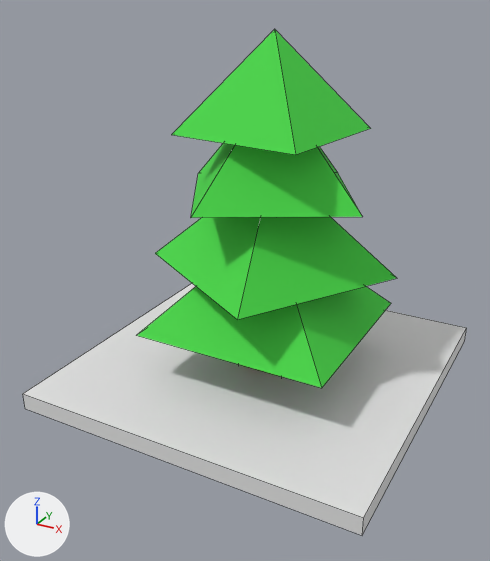
An edit to the FBX model Assets/Resources/Models/Wood_4/Wood_4 02.FBX, drawn before and after from the same camera.
Rendered twice from a camera (50 mm lens) standing at (0.823, -1.616, 1.103) and looking at (-0.016, -0.09, 0.339). Every picture has the same lights, and +X, +Y and +Z are marked at lower left. Mesh edges are drawn as thin lines. Where no turn or scale is listed for an object, it has been applied to the vertices.

Script lines for the objects in view, before the commit:
```python
me_mesh = bpy.data.meshes.new('Mesh')
me_mesh.from_pydata([(-1.0, -1.0, 0.0), (0.0, -1.0, 0.0), (-1.0, 0.0, 0.0), (0.0, 0.0, 0.0), (-1.0, -1.0, 0.05), (0.0, -1.0, 0.05), (-1.0, 0.0, 0.05), (0.0, 0.0, 0.05)], [], [(4, 5, 7, 6), (0, 1, 5, 4), (1, 3, 7, 5), (3, 2, 6, 7), (2, 0, 4, 6)])
me_mesh_001 = bpy.data.meshes.new('Mesh.001')
me_mesh_001.from_pydata(...)  # 28 vertices, 20 faces; spans x -0.739..-0.079, y -0.895..-0.235, z 0.024..0.996
# faces by material slot: [16, 4]
me_mesh_001.materials.append(mat_up)  # picture img_up_jpg
me_mesh_001.materials.append(mat_down)  # picture img_down_jpg
ob_box005 = bpy.data.objects.new('Box005', me_mesh)
ob_box005.location = (0.5, 0.5, 0.0)
ob_pyramid004 = bpy.data.objects.new('Pyramid004', me_mesh_001)
ob_pyramid004.parent = ob_group001
ob_pyramid004.location = (0.0, 0.0, 0.0)
ob_pyramid004.rotation_euler = (0.0, 0.0, -0.126)  # degrees (0, 0, -7.2)
```
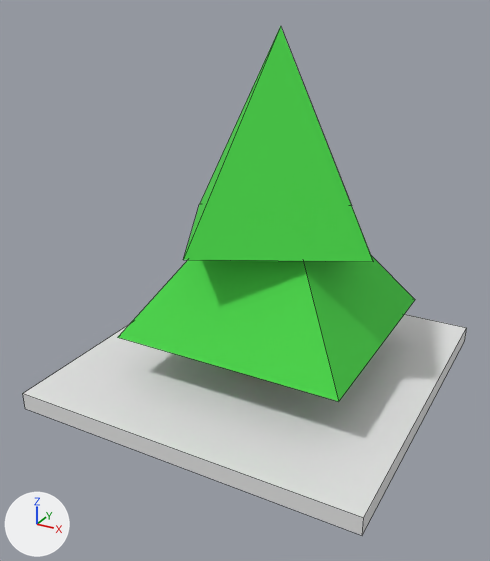
Location of each change, (x1, y1, x2, y2) in pixels of the pictures (490 x 561 px; the box of a moved part takes in the faces that stretch with it):
'Pyramid004', reshaped, turned: before (137, 29, 397, 388); after (118, 26, 415, 401)
part 1 of me_mesh_001, moved or reshaped: before (137, 286, 391, 388); after (183, 26, 373, 262)
part 2 of me_mesh_001, deleted (green): before (172, 29, 371, 155)
part 3 of me_mesh_001, deleted (green): before (191, 143, 362, 218)
part 4 of me_mesh_001, deleted (green): before (155, 217, 397, 319)
part 5 of me_mesh_001, added (green): after (118, 255, 415, 401)

The change, as a list of edits to the scene's bpy script:
```text
Change me_mesh_001:
    used by ob_pyramid004; parent = ob_group001; location = (0.0, 0.0, 0.0); rotation_euler = (0.0, 0.0, -0.126), in degrees (0, 0, -7.2)
    verts and faces of me_mesh_001; kept vertices keep their numbers, new ones are numbered from 28
    remove me_mesh_001.from_pydata(...)  # 28 vertices, 20 faces; spans x -0.739..-0.079, y -0.895..-0.235, z 0.024..0.996
    add me_mesh_001.from_pydata(...)  # 10 vertices, 8 faces; spans x -1.037..-0.186, y -0.705..0.135, z 0.183..1.003
    me_mesh_001 part 1: the loose piece of 5 vertices spanning x -0.722..-0.096, y -0.872..-0.258, z 0.194..0.489 is scaled about its middle by (0.851, 0.851, 1.84), then moved by (-0.202, 0.28, 0.39)
    me_mesh_001 part 2: the loose piece of 5 vertices spanning x -0.598..-0.22, y -0.754..-0.376, z 0.744..0.996 is deleted
    me_mesh_001 part 3: the loose piece of 5 vertices spanning x -0.703..-0.115, y -0.859..-0.271, z 0.578..0.872 is deleted
    me_mesh_001 part 4: the loose piece of 5 vertices spanning x -0.739..-0.079, y -0.895..-0.235, z 0.364..0.659 is deleted
    me_mesh_001 part 5
    add verts[28] = (-0.611, -0.285, 0.659)
    add verts[29] = (-1.037, -0.477, 0.183)  # pixel (117, 337)
    add verts[30] = (-0.409, -0.705, 0.183)  # pixel (338, 401)
    add verts[31] = (-0.186, -0.093, 0.183)  # pixel (415, 299)
    add verts[32] = (-0.814, 0.135, 0.183)
    add faces += [(28, 29, 30), (28, 30, 31), (28, 31, 32), (28, 32, 29)]
    remove me_mesh_001.materials.append(mat_down)  # picture img_down_jpg
Change ob_pyramid004:
    ob_pyramid004.rotation_euler: (0.0, 0.0, -0.126) -> (0.0, 0.0, 0.349)  # degrees (0, 0, -7.2) -> degrees (0, 0, 20)
```
